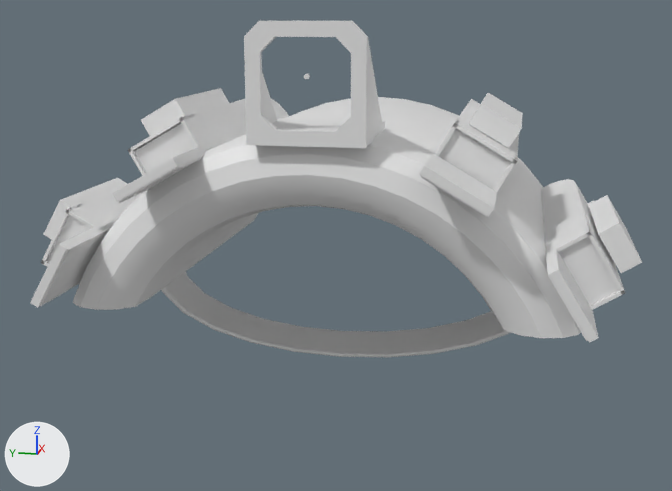
Renders of the Blender file UnityProject/Assets/Prefabs/Item/WristMountedShotgun/WristMountedShotgun.blend from each side of a commit.
The view is the same before and after, from a 50 mm camera at (-3.88, -0.87, 1.74) aimed at (0.76, 0.06, 0.57). The lights are fixed; the arrows at lower left show +X, +Y and +Z.

Script lines for the objects in view, before the commit:
```python
ob_beziercurve = bpy.data.objects.new('BezierCurve', cu_beziercurve)
ob_beziercurve.location = (0.75, -0.01, 0.33)
ob_beziercurve.rotation_euler = (4.712, 0.0, 4.712)  # degrees (270, 0, 270)
ob_beziercurve.scale = (1.62, 1.0, 1.0)
ob_cube_033 = bpy.data.objects.new('Cube.033', me_cube_006)
ob_cube_033.location = (0.1, 0.0, 1.25)
ob_cube_033.scale = (0.25, 0.25, 0.025)
ob_cube_053 = bpy.data.objects.new('Cube.053', me_cube_054)
ob_cube_053.location = (0.4, 0.67, 1.15)
ob_cube_053.rotation_euler = (2.618, 0.0, 0.0)  # degrees (150, 0, 0)
ob_cube_053.scale = (0.75, 0.15, 0.1)
# also in view: 'Cube.037' at (0.5, 1.3, 0.77); 'Cube.051' at (0.04, -0.67, 1.15); 'Cube.045' at (0.04, -1.16, 0.7); 'Cube.058' at (-0.19, 0.63, 1.09); 'Cube.047' at (0.4, -0.67, 1.15)
```
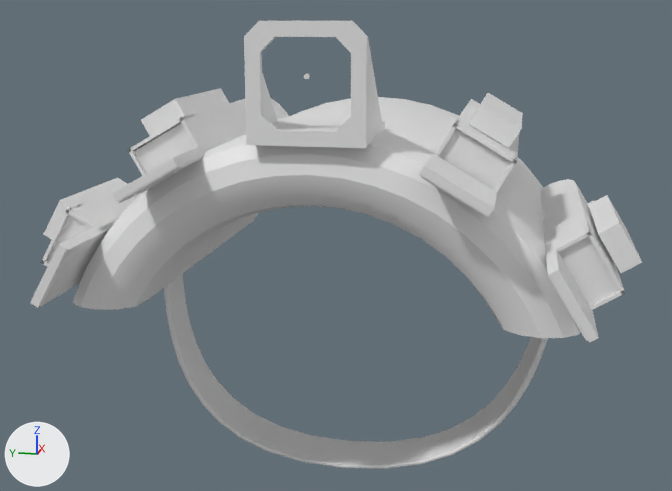
Location of each change, [x1, y1, x2, y2] in pixels of the pictures (672 x 491 px):
'BezierCurve', reshaped
    before: [161, 216, 544, 357]
    after: [164, 212, 548, 469]

The change, as a list of edits to the scene's bpy script:
```text
Change cu_beziercurve:
    remove _sp.bezier_points.foreach_set('co', [0.636, -0.109, 0.0856, -0.621, -0.116, 0.0])
    remove _sp.bezier_points.foreach_set('handle_left', [0.776, -0.846, 0.0906, -0.607, 0.422, -0.0253])
    remove _sp.bezier_points.foreach_set('handle_right', [0.529, 0.456, 0.0817, -0.641, -0.874, 0.0356])
    remove for _p, _l, _r in zip(_sp.bezier_points, ['ALIGNED', 'ALIGNED'], ['ALIGNED', 'ALIGNED']): _p.handle_left_type = _l; _p.handle_right_type = _r
    _sp: cu_beziercurve.splines.new('BEZIER'); _sp.bezier_points.add(1) -> cu_beziercurve.splines.new('BEZIER'); _sp.bezier_points.add(3)
    add _sp.bezier_points.foreach_set('co', [0.657, -0.105, 0.0752, -0.00647, 0.941, 0.0214, -0.6, -0.112, -0.0104, 0.0737, -0.669, 0.0476])
    add _sp.bezier_points.foreach_set('handle_left', [0.727, -0.473, 0.0777, 0.602, 0.937, 0.0333, -0.593, 0.157, -0.0231, -0.261, -0.673, 0.0301])
    add _sp.bezier_points.foreach_set('handle_right', [0.603, 0.177, 0.0732, -0.615, 0.945, 0.00956, -0.61, -0.491, 0.0074, 0.408, -0.665, 0.0652])
    add for _p, _l, _r in zip(_sp.bezier_points, ['ALIGNED', 'ALIGNED', 'ALIGNED', 'ALIGNED'], ['ALIGNED', 'ALIGNED', 'ALIGNED', 'ALIGNED']): _p.handle_left_type = _l; _p.handle_right_type = _r
```
